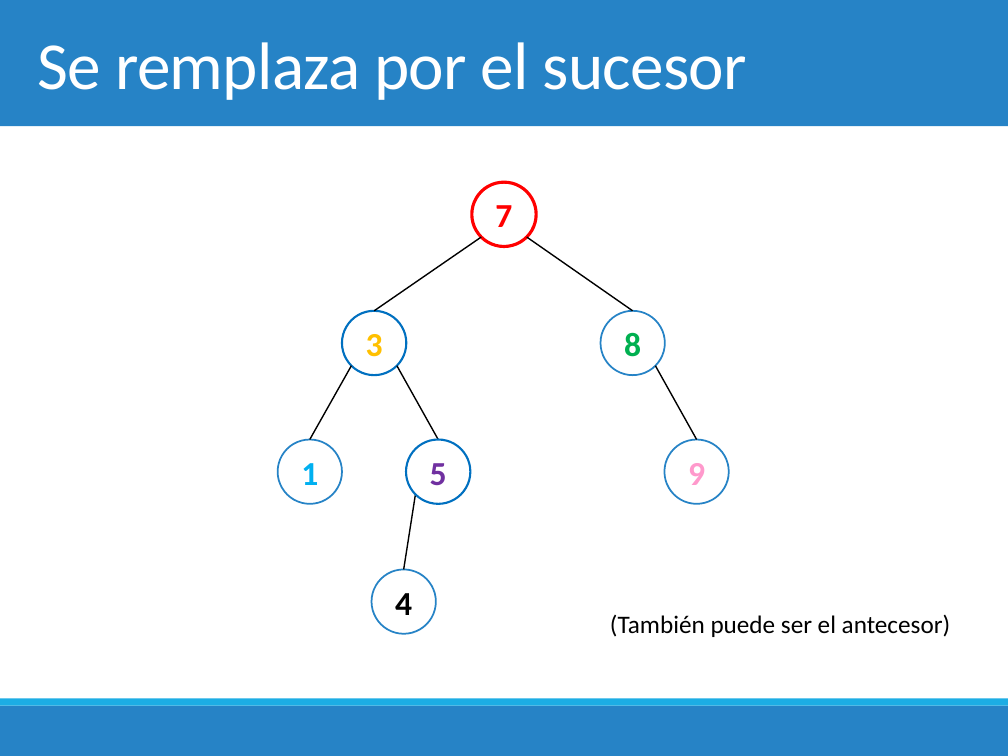
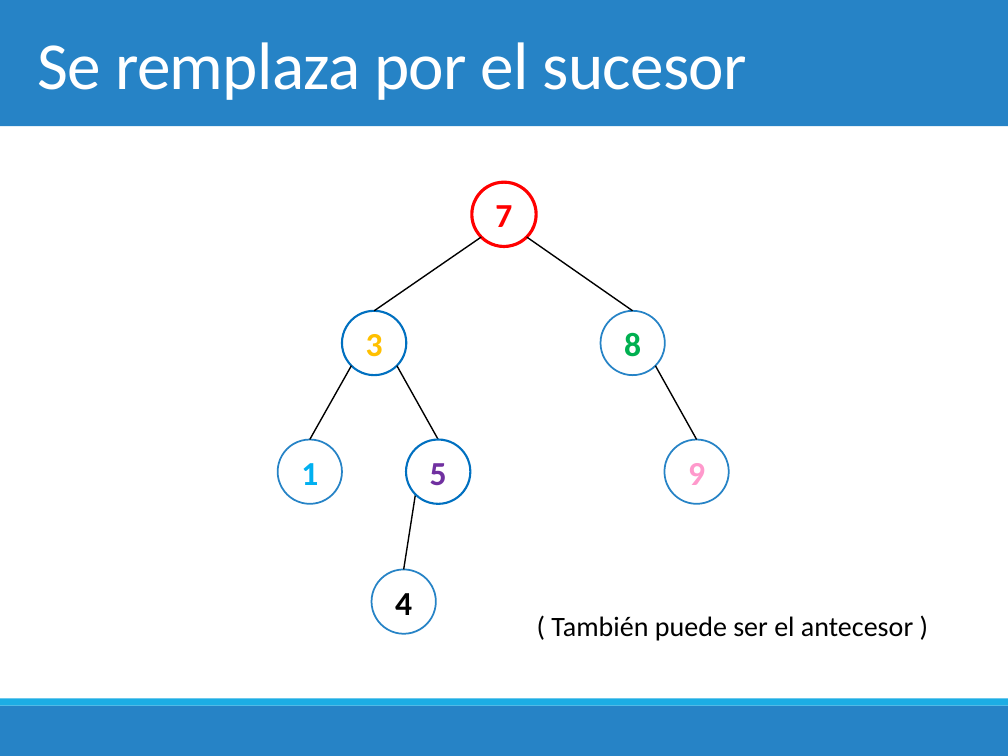
Before and after one commit to chris-carstens/2020-2, a slide deck: slide 34 of Clases/06 - Árboles Binarios de Búsqueda/6. Árboles Binarios de Búsqueda.pptx (slide 33 before the commit). Drawn at 1008x756 pixels with LibreOffice and Linux fonts; fonts in the diff are those of the drawing. Boxes give left, top, right and bottom in pixels: in the first picture for what was removed or moved away, otherwise in the second. Text is boxed around its words. In the diff, an @@ line names an element or a change of style, - is before the commit and + after.

```diff
--- a/Clases/06 - Árboles Binarios de Búsqueda/6. Árboles Binarios de Búsqueda.pptx
+++ b/Clases/06 - Árboles Binarios de Búsqueda/6. Árboles Binarios de Búsqueda.pptx
@@ text at (551, 616, 913, 641): text changed; size 18 to 20 pt @@
-(También puede ser el antecesor)
+( También puede ser el antecesor )
```
Also in this commit, not shown: 7 other slides changed, 3 slides added, 2 slides removed, 5 other files.
